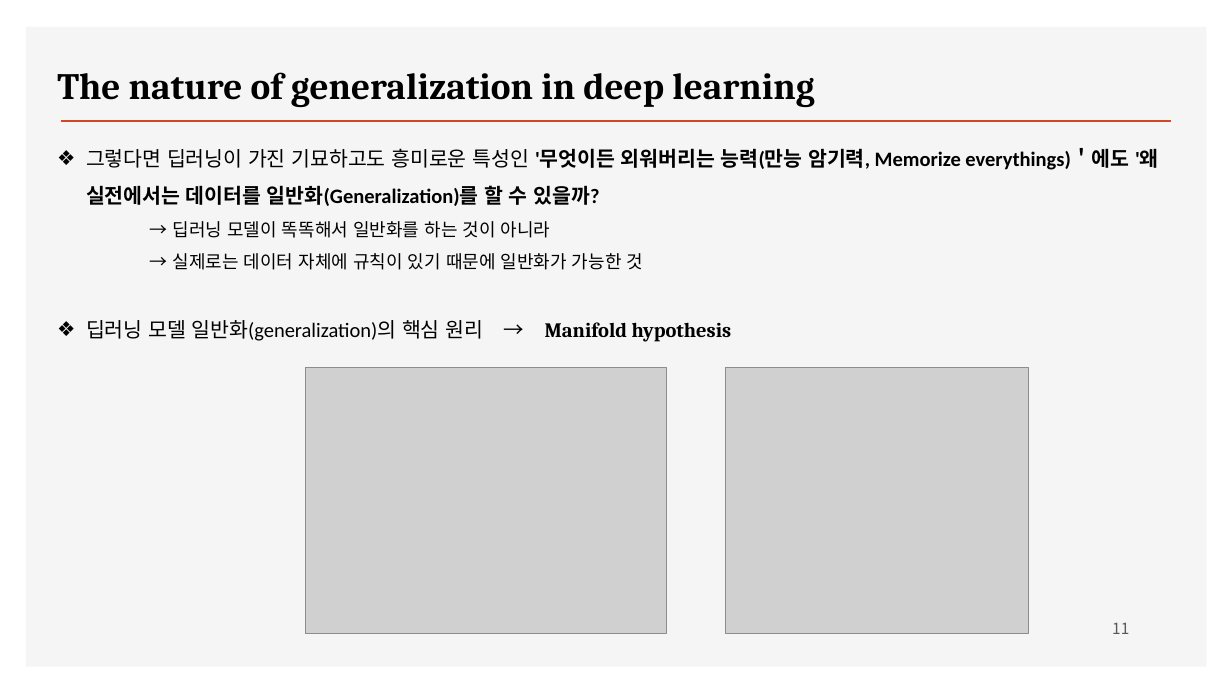
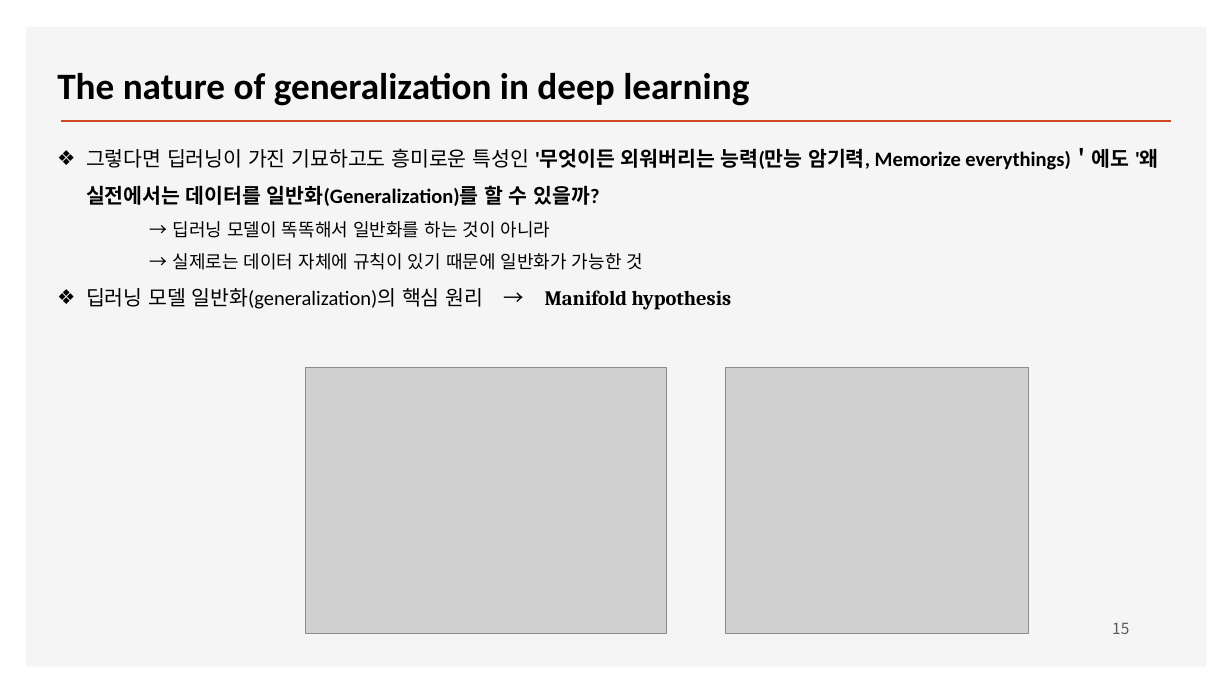
Before and after one commit to ancestor9/2026_Fall_Deep-Learning-with-Python, a slide deck: slide 15 of Chapter 05 Fundamentals of machine learning.pptx (slide 11 before the commit). Drawn at 1232x693 pixels with LibreOffice and Linux fonts; fonts in the diff are those of the drawing; grey boxes stand for pictures; background and template pictures are left out. Boxes give left, top, right and bottom in pixels: in the first picture for what was removed or moved away, otherwise in the second. Text is boxed around its words. In the diff, an @@ line names an element or a change of style, - is before the commit and + after.

```diff
--- a/Chapter 05 Fundamentals of machine learning.pptx
+++ b/Chapter 05 Fundamentals of machine learning.pptx
@@ text "The nature of generalization in ..." at (57, 73, 749, 106): font Cambria to Calibri @@
@@ text "그렇다면 딥러닝이 가진 기묘하고도 흥미로운 ..." rewrapped from (86, 148, 1159, 342) to (86, 148, 1159, 310) @@
@@ page number at (1112, 622, 1129, 634): text changed @@
-11
+15
```
Also in this commit, not shown: 13 other slides changed, 13 slides added, 1 slide removed.
